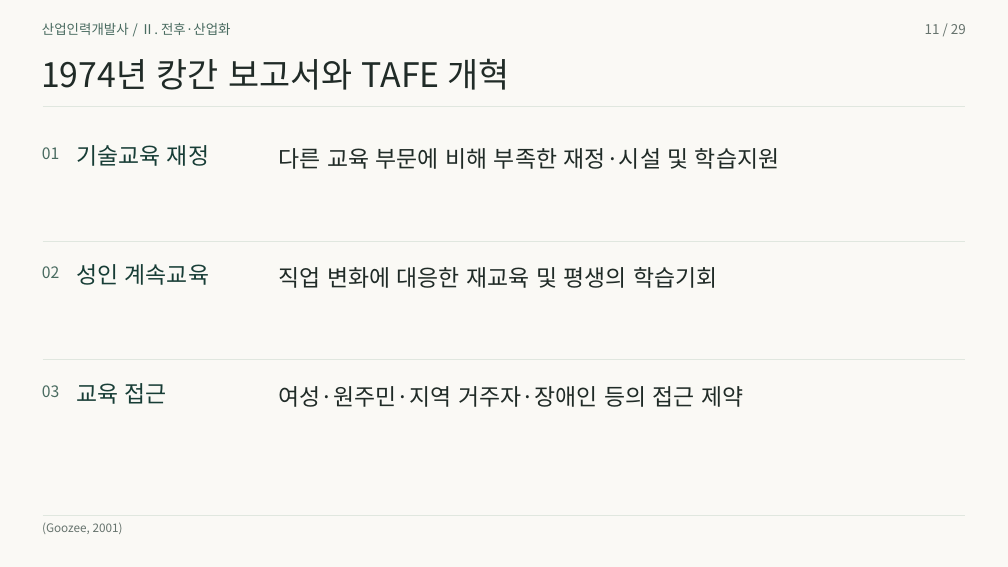
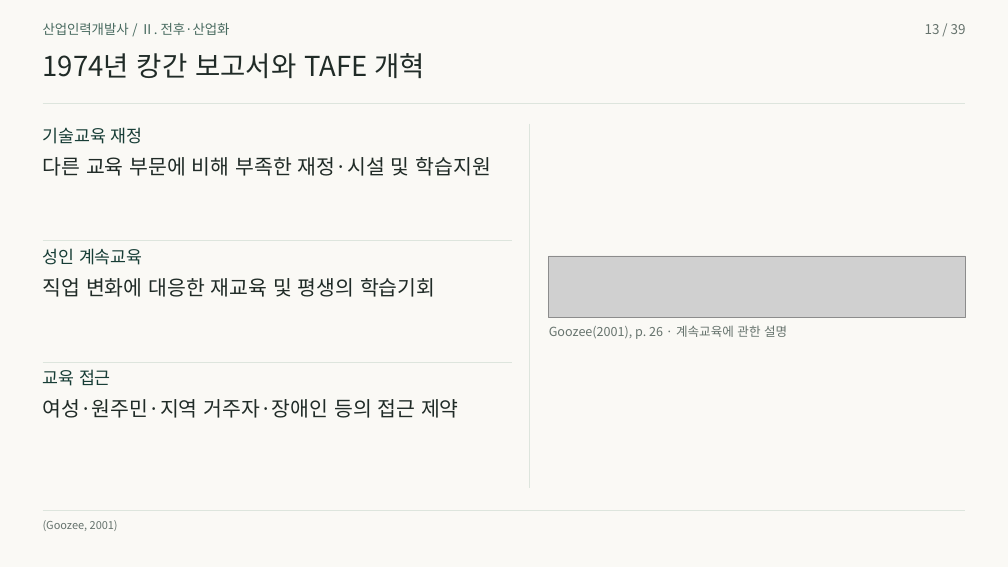
Before and after one commit to 01Chungee10/vet-history-rehearsal, a slide deck: slide 13 of au-cn-2026/presentation.pptx (slide 11 before the commit). Drawn at 1008x567 pixels with LibreOffice and Linux fonts; fonts in the diff are those of the drawing; grey boxes stand for pictures. Boxes give left, top, right and bottom in pixels: in the first picture for what was removed or moved away, otherwise in the second. Text is boxed around its words. In the diff, an @@ line names an element or a change of style, - is before the commit and + after.

Commit message:
Expand TAFE and China comparison with documentary sources and complete references

```diff
--- a/au-cn-2026/presentation.pptx
+++ b/au-cn-2026/presentation.pptx
@@ text "산업인력개발사 / Ⅱ. 전후·산업화" at box(43, 23, 230, 35): vertical alignment top to middle @@
@@ text removed at box(925, 24, 966, 34) @@
-11 / 29
@@ text added at box(925, 24, 966, 34), 12.8 pt, text #66736D @@
+13 / 39
@@ text "1974년 캉간 보고서와 TAFE 개혁" at box(43, 53, 425, 78): size 32.2 to 26.2 pt; vertical alignment top to middle @@
@@ freeform shape removed at box(42, 107, 966, 107) @@
@@ line added from (42, 104) to (966, 104), #DDE5DD 1 pt @@
@@ text "기술교육 재정": place and size @@
-text "기술교육 재정" at box(76, 145, 209, 166)
+text "기술교육 재정" at box(43, 127, 143, 144)
@@ text removed at box(42, 147, 59, 159) @@
-01
@@ line added from (530, 124) to (530, 488), #DDE5DD 1 pt @@
@@ text "다른 교육 부문에 비해 부족한 ...": place and size @@
-text "다른 교육 부문에 비해 부족한 ..." at box(279, 148, 779, 169)
+text "다른 교육 부문에 비해 부족한 ..." at box(43, 157, 490, 176)
@@ text "성인 계속교육": place and size @@
-text "성인 계속교육" at box(76, 264, 209, 285)
+text "성인 계속교육" at box(43, 248, 143, 265)
@@ freeform shape removed at box(42, 241, 966, 242) @@
@@ text removed at box(42, 266, 59, 278) @@
-02
@@ picture added at box(549, 256, 966, 318) @@
@@ text "직업 변화에 대응한 재교육 및 ...": place and size @@
-text "직업 변화에 대응한 재교육 및 ..." at box(279, 267, 717, 288)
+text "직업 변화에 대응한 재교육 및 ..." at box(43, 278, 435, 297)
@@ text added at box(549, 325, 787, 339), 12 pt, text #66736D @@
+Goozee(2001), p. 26 · 계속교육에 관한 설명
@@ size 21.8 to 16.5 pt; vertical alignment top to middle in 3 elements at box(43, 248, 143, 265), box(43, 127, 143, 144), box(43, 369, 111, 386) @@
@@ text "교육 접근": place and size @@
-text "교육 접근" at box(76, 383, 167, 404)
+text "교육 접근" at box(43, 369, 111, 386)
@@ freeform shape removed at box(42, 360, 966, 361) @@
@@ text removed at box(42, 385, 59, 397) @@
-03
@@ line added from (42, 362) to (512, 362), #DDE5DD 1 pt @@
@@ size 21.8 to 19.5 pt; vertical alignment top to middle in 3 elements at box(43, 278, 435, 297), box(43, 157, 490, 176), box(43, 399, 459, 418) @@
@@ text "여성·원주민·지역 거주자·장애인 등의 접근 제약": place and size @@
-text "여성·원주민·지역 거주자·장애인 등의 접근 제약" at box(279, 386, 743, 407)
+text "여성·원주민·지역 거주자·장애인 등의 접근 제약" at box(43, 399, 459, 418)
@@ text "(Goozee, 2001)" at box(43, 520, 118, 531): size 11.2 to 10.5 pt; vertical alignment top to middle @@
@@ freeform shape removed at box(42, 515, 966, 516) @@
@@ line added from (42, 510) to (966, 510), #DDE5DD 1 pt @@
```
Also in this commit, not shown: 27 other slides changed, 11 slides added, 1 slide removed, 43 other files.
